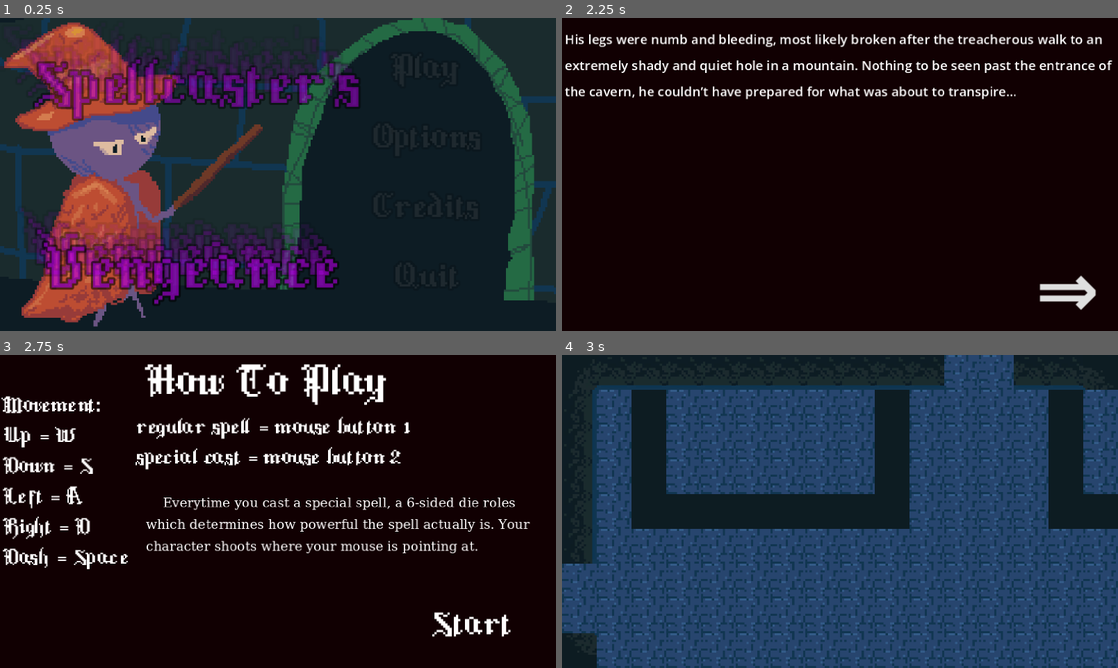
Above: before the commit, frames 1-4 (two rows, left to right).
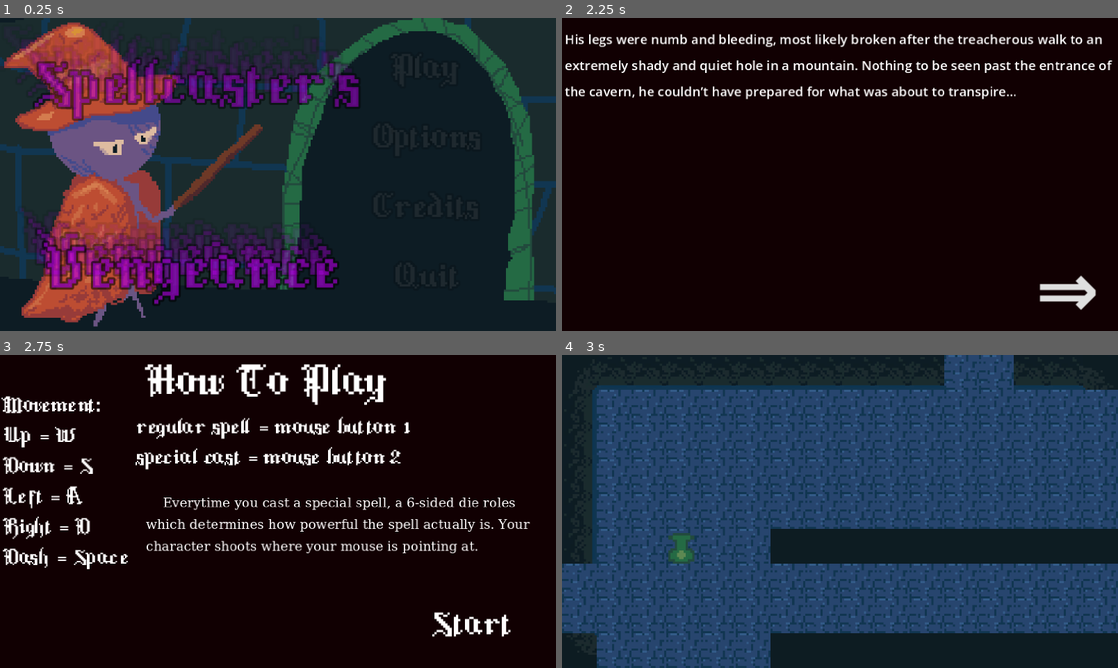
Above: after the commit, the same moments.

Repository: KatLuvsYa3/SELUGameJam26_Godot_Bros
Game: Godot game, scene res://main_scenes/Main_Menu/titlecreennew.tscn
Same seed, same stepped clock (60 frames per second), same inputs: the game is played once before the commit and once after it.
Inputs (mouse positions are in pixels of both pictures, inside the frame that each line leads up to):
- Up to frame 1 (0.25 s): no input
- Up to frame 2 (2.25 s): click "Play" at 0.5 s; click "⇒" at 1.25 s; tap Enter at 2 s; move the mouse to (962, 158) at 2.02 s; hold Right (ui_right) from 2.03 s (still down); hold K from 2.03 s (still down); click (962, 158) at 2.17 s
- Up to frame 3 (2.75 s): keep holding Right (ui_right); keep holding K; tap Space at 2.27 s
- Up to frame 4 (3 s): release Right (ui_right) at 2.75 s; release K at 2.75 s; click "Start" at 2.75 s

Frames 1-3 are identical in both runs. In frame 4, 27% of the frame differs, in the area x 12-100%, y 11-100%.
Error in both runs: Invalid call. Nonexistent function 'place_enemies' in base 'previously freed'. (res://main_scenes/Battle_Levels/Hard_Rolls/roll_1.gd:14)

Commit message:
dahyusuhdjfm

Diff:
--- a/main_scenes/Battle_Levels/Hard_Rolls/roll_1.tscn
+++ b/main_scenes/Battle_Levels/Hard_Rolls/roll_1.tscn
@@ -3,6 +3,7 @@
 [ext_resource type="Texture2D" uid="uid://cwcpsl65vuahd" path="res://sprites/fade.png" id="1_1fodq"]
 [ext_resource type="Script" uid="uid://b7t8d0v8oe4p5" path="res://main_scenes/Battle_Levels/Hard_Rolls/roll_1.gd" id="1_r77ub"]
 [ext_resource type="TileSet" uid="uid://br3m2xhkukpqx" path="res://sprites/levelmap.tres" id="3_r77ub"]
+[ext_resource type="PackedScene" uid="uid://uw5vwwx5owi8" path="res://sub_scenes/healthpotion.tscn" id="4_4hhaj"]
 
 [node name="Roll1" type="Node2D" unique_id=2118449054]
 script = ExtResource("1_r77ub")
@@ -72,3 +73,9 @@
 position = Vector2(194, 110)
 
 [node name="Holes" type="Node2D" parent="." unique_id=501793577]
+
+[node name="Healthpotion" parent="." unique_id=853100331 instance=ExtResource("4_4hhaj")]
+position = Vector2(30, 111)
+
+[node name="Healthpotion2" parent="." unique_id=126527214 instance=ExtResource("4_4hhaj")]
+position = Vector2(353, 112)
--- a/main_scenes/Battle_Levels/Hard_Rolls/roll_2.tscn
+++ b/main_scenes/Battle_Levels/Hard_Rolls/roll_2.tscn
@@ -1,8 +1,9 @@
 [gd_scene format=4 uid="uid://dtx22yqslge0w"]
 
-[ext_resource type="Script" uid="uid://cvqyk5k4glh0r" path="res://main_scenes/Battle_Levels/Hard_Rolls/roll_2.gd" id="1_008cv"]
+[ext_resource type="Script" uid="uid://b7t8d0v8oe4p5" path="res://main_scenes/Battle_Levels/Hard_Rolls/roll_1.gd" id="1_008cv"]
 [ext_resource type="Texture2D" uid="uid://cwcpsl65vuahd" path="res://sprites/fade.png" id="1_66heb"]
 [ext_resource type="TileSet" uid="uid://br3m2xhkukpqx" path="res://sprites/levelmap.tres" id="2_66heb"]
+[ext_resource type="PackedScene" uid="uid://uw5vwwx5owi8" path="res://sub_scenes/healthpotion.tscn" id="4_7ilms"]
 
 [node name="Roll2" type="Node2D" unique_id=1318507679]
 script = ExtResource("1_008cv")
@@ -47,3 +48,9 @@
 position = Vector2(62, 38)
 
 [node name="Holes" type="Node2D" parent="." unique_id=1193491029]
+
+[node name="Healthpotion" parent="." unique_id=853100331 instance=ExtResource("4_7ilms")]
+position = Vector2(191, 185)
+
+[node name="Healthpotion2" parent="." unique_id=1510220939 instance=ExtResource("4_7ilms")]
+position = Vector2(58, 94)
--- a/main_scenes/Battle_Levels/Hard_Rolls/roll_3.tscn
+++ b/main_scenes/Battle_Levels/Hard_Rolls/roll_3.tscn
@@ -1,8 +1,9 @@
 [gd_scene format=4 uid="uid://bmueck7ebxc1e"]
 
-[ext_resource type="Script" uid="uid://dy7k6sk0ahq7h" path="res://main_scenes/Battle_Levels/Hard_Rolls/roll_3.gd" id="1_2uis3"]
+[ext_resource type="Script" uid="uid://b7t8d0v8oe4p5" path="res://main_scenes/Battle_Levels/Hard_Rolls/roll_1.gd" id="1_2uis3"]
 [ext_resource type="Texture2D" uid="uid://cwcpsl65vuahd" path="res://sprites/fade.png" id="1_67qdb"]
 [ext_resource type="TileSet" uid="uid://br3m2xhkukpqx" path="res://sprites/levelmap.tres" id="2_2uis3"]
+[ext_resource type="PackedScene" uid="uid://uw5vwwx5owi8" path="res://sub_scenes/healthpotion.tscn" id="4_x0rru"]
 
 [node name="Roll3" type="Node2D" unique_id=336707527]
 script = ExtResource("1_2uis3")
@@ -19,7 +20,7 @@
 metadata/_edit_lock_ = true
 
 [node name="TileMapLayer" type="TileMapLayer" parent="." unique_id=1951679536]
-z_index = -1
+z_index = -3
 tile_map_data = PackedByteArray("AAABAAQAAAAAAAAAAAABAAUAAAAAAAAAAAABAAYAAAAAAAAAAAABAAcAAAAAAAAAAAABAAgAAAAAAAAAAAACAA …(5552 unchanged characters)…
 tile_set = ExtResource("2_2uis3")
 
@@ -53,3 +54,9 @@
 position = Vector2(201, 109)
 
 [node name="Holes" type="Node2D" parent="." unique_id=1151909938]
+
+[node name="Healthpotion" parent="." unique_id=853100331 instance=ExtResource("4_x0rru")]
+position = Vector2(55, 89)
+
+[node name="Healthpotion2" parent="." unique_id=1067667269 instance=ExtResource("4_x0rru")]
+position = Vector2(329, 154)
--- a/main_scenes/Battle_Levels/Hard_Rolls/roll_4.tscn
+++ b/main_scenes/Battle_Levels/Hard_Rolls/roll_4.tscn
@@ -1,10 +1,12 @@
 [gd_scene format=4 uid="uid://cfw1kyh5658ys"]
 
-[ext_resource type="Script" uid="uid://dms16qmbxg0qi" path="res://main_scenes/Battle_Levels/Hard_Rolls/roll_4.gd" id="1_44k57"]
+[ext_resource type="Script" uid="uid://b7t8d0v8oe4p5" path="res://main_scenes/Battle_Levels/Hard_Rolls/roll_1.gd" id="1_44k57"]
 [ext_resource type="Texture2D" uid="uid://cwcpsl65vuahd" path="res://sprites/fade.png" id="1_eex3d"]
 [ext_resource type="TileSet" uid="uid://br3m2xhkukpqx" path="res://sprites/levelmap.tres" id="2_44k57"]
+[ext_resource type="PackedScene" uid="uid://uw5vwwx5owi8" path="res://sub_scenes/healthpotion.tscn" id="4_byhhc"]
 
 [node name="Roll4" type="Node2D" unique_id=1326294961]
+z_index = -3
 script = ExtResource("1_44k57")
 
 [node name="Enemies" type="Node2D" parent="." unique_id=1642514242]
@@ -19,7 +21,7 @@
 metadata/_edit_lock_ = true
 
 [node name="TileMapLayer" type="TileMapLayer" parent="." unique_id=469479629]
-z_index = -1
+z_index = -3
 tile_map_data = PackedByteArray("AAABAAQAAAAAAAAAAAABAAUAAAAAAAAAAAABAAYAAAAAAAAAAAABAAcAAAAAAAAAAAABAAgAAAAAAAAAAAACAA …(5552 unchanged characters)…
 tile_set = ExtResource("2_44k57")
 
@@ -53,3 +55,9 @@
 position = Vector2(172, 107)
 
 [node name="Holes" type="Node2D" parent="." unique_id=1621291359]
+
+[node name="Healthpotion" parent="." unique_id=853100331 instance=ExtResource("4_byhhc")]
+position = Vector2(115, 61)
+
+[node name="Healthpotion2" parent="." unique_id=2104499757 instance=ExtResource("4_byhhc")]
+position = Vector2(354, 131)
--- a/main_scenes/Main_Menu/HowToPlay.gd
+++ b/main_scenes/Main_Menu/HowToPlay.gd
@@ -5,4 +5,6 @@
 
 func _on_start_pressed() -> void:
 	print("Start clicked")
-	BaseScript.start_combat_scene("res://main_scenes/Battle_Levels/Hard_Rolls/roll_1.tscn")
+
+	var x = str(randi_range(1, 4))
+	BaseScript.start_combat_scene("res://main_scenes/Battle_Levels/Hard_Rolls/roll_"+x+".tscn")
--- a/scripts/player_charbody.gd
+++ b/scripts/player_charbody.gd
@@ -133,7 +133,8 @@
 			BaseScript.audio_controller.play_sound_from_tag("damage_taken")
 			hp -= 1
 			push_vel = (global_position-area.global_position).normalized()*700
-
+	if area.has_node("Health"):
+		hp+=1
 
 #func _physics_process(delta: float) -> void:
 	## Get the input direction and handle the movement/deceleration.
--- /dev/null
+++ b/sub_scenes/healthpotion.gd
@@ -0,0 +1,14 @@
+extends Node2D
+
+# Called when the node enters the scene tree for the first time.
+func _ready() -> void:
+	pass # Replace with function body.
+
+
+# Called every frame. 'delta' is the elapsed time since the previous frame.
+func _process(delta: float) -> void:
+	pass
+
+func _on_area_2d_area_entered(area: Area2D) -> void:
+	if area.has_node("Player"):
+		queue_free()
--- /dev/null
+++ b/sub_scenes/healthpotion.tscn
@@ -0,0 +1,27 @@
+[gd_scene format=3 uid="uid://uw5vwwx5owi8"]
+
+[ext_resource type="Script" uid="uid://73o7jes5r7on" path="res://sub_scenes/healthpotion.gd" id="1_aipcl"]
+[ext_resource type="Texture2D" uid="uid://dmgutj4ii5ji0" path="res://sprites/healthpotion.png" id="2_aipcl"]
+
+[sub_resource type="CircleShape2D" id="CircleShape2D_ry5xm"]
+radius = 10.198039
+
+[node name="Healthpotion" type="Node2D" unique_id=853100331]
+script = ExtResource("1_aipcl")
+
+[node name="Area2D" type="Area2D" parent="." unique_id=1756802902]
+position = Vector2(-3, 0)
+rotation = -3.1415925
+metadata/Damage = 10
+
+[node name="CollisionShape2D" type="CollisionShape2D" parent="Area2D" unique_id=1945721418]
+position = Vector2(-3, 0)
+shape = SubResource("CircleShape2D_ry5xm")
+
+[node name="Health" type="Sprite2D" parent="Area2D" unique_id=986143986]
+position = Vector2(-3, 4.5298742e-07)
+rotation = 3.1415927
+texture = ExtResource("2_aipcl")
+metadata/Damage = 0
+
+[connection signal="area_entered" from="Area2D" to="." method="_on_area_2d_area_entered"]
Binary file added: sprites/healthpotion.png
Not shown, added: sprites/healthpotion.png.import
Not shown, added: sub_scenes/healthpotion.gd.uid
